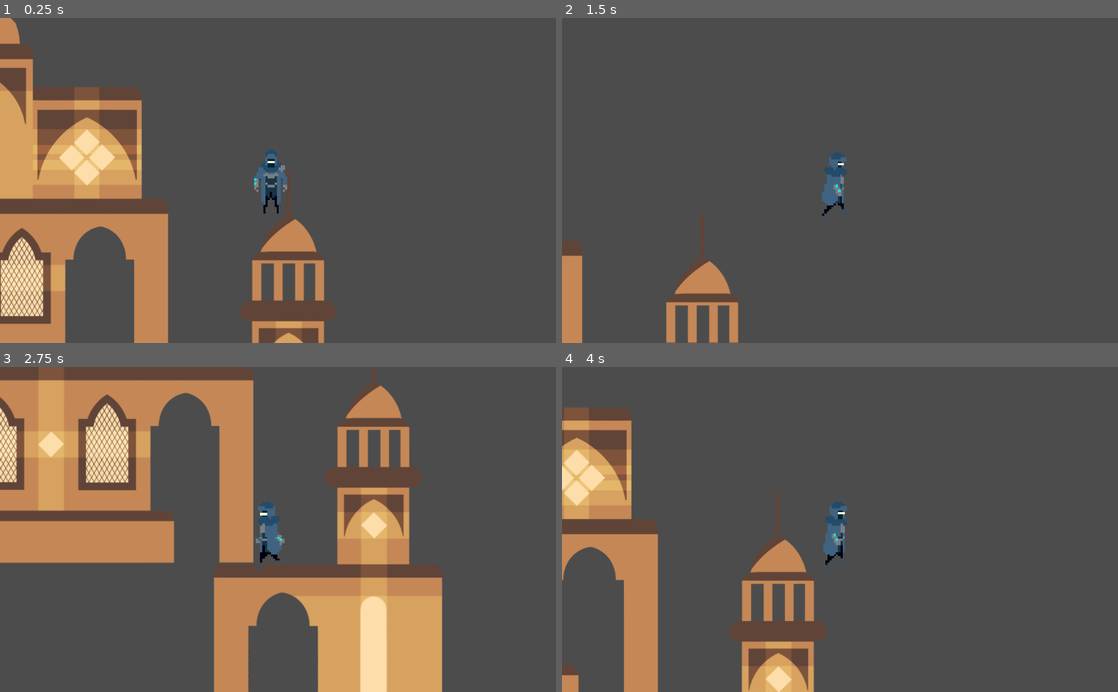
Above: before the commit, frames 1-4 (two rows, left to right).
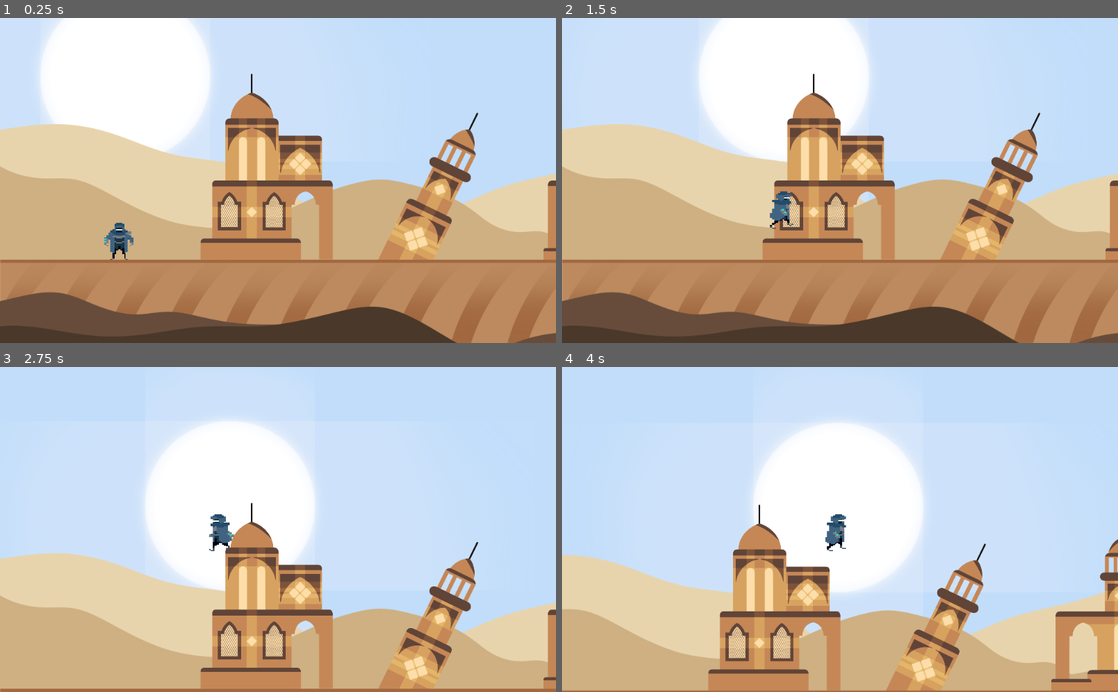
Above: after the commit, the same moments.

Repository: Craiky/csproject
Game: Godot game, scene res://MainScene.tscn
Same seed, same stepped clock (60 frames per second), same inputs: the game is played once before the commit and once after it.
Inputs:
- Up to frame 1 (0.25 s): no input
- Up to frame 2 (1.5 s): hold Space (jump) 0.53-1.28 s; hold Right (move_right) from 0.53 s (still down); tap Space (jump) at 1.35 s
- Up to frame 3 (2.75 s): tap Space (jump) at 1.52, 1.82 s; release Right (move_right) at 2.03 s; hold Left (move_left) from 2.03 s (still down); hold Space (jump) from 2.03 s (still down)
- Up to frame 4 (4 s): release Left (move_left) at 2.78 s; release Space (jump) at 2.78 s; hold Right (move_right) from 2.78 s (still down); tap Space (jump) at 2.85, 3.02, 3.32 s; hold Space (jump) from 3.53 s (still down)

The runs differ from the first frame. In frame 1, 95% of the frame differs, in the area x 0-100%, y 0-100%; in frame 2, 97%; in frame 3, 97%; in frame 4, 98%.

Commit message:
Add Assets, Set up game world

Diff:
--- /dev/null
+++ b/Aquifer_Bridge.tscn
@@ -0,0 +1,35 @@
+[gd_scene load_steps=5 format=2]
+
+[ext_resource path="res://Sprites/Aquifer_Bridge_-_Day.png" type="Texture" id=1]
+
+[sub_resource type="RectangleShape2D" id=1]
+extents = Vector2( 1042, 21 )
+
+[sub_resource type="RectangleShape2D" id=2]
+extents = Vector2( 102.25, 17.75 )
+
+[sub_resource type="RectangleShape2D" id=3]
+extents = Vector2( 102.5, 17.5 )
+
+[node name="Aquifer_Bridge" type="StaticBody2D"]
+collision_layer = 2
+collision_mask = 0
+
+[node name="AquiferBridge-Day" type="Sprite" parent="."]
+position = Vector2( 32, -72 )
+texture = ExtResource( 1 )
+
+[node name="CollisionShape2D" type="CollisionShape2D" parent="."]
+position = Vector2( 43, -556 )
+shape = SubResource( 1 )
+one_way_collision = true
+
+[node name="CollisionShape2D2" type="CollisionShape2D" parent="."]
+position = Vector2( -897.25, -768.75 )
+shape = SubResource( 2 )
+one_way_collision = true
+
+[node name="CollisionShape2D3" type="CollisionShape2D" parent="."]
+position = Vector2( 922.5, -779.5 )
+shape = SubResource( 3 )
+one_way_collision = true
--- /dev/null
+++ b/Aquifer_Steps.tscn
@@ -0,0 +1,44 @@
+[gd_scene load_steps=6 format=2]
+
+[ext_resource path="res://Sprites/Aquifer_Bridge_-_Day 2.png" type="Texture" id=1]
+
+[sub_resource type="RectangleShape2D" id=1]
+extents = Vector2( 556, 19 )
+
+[sub_resource type="RectangleShape2D" id=2]
+extents = Vector2( 110, 18.5 )
+
+[sub_resource type="RectangleShape2D" id=3]
+extents = Vector2( 111.5, 19 )
+
+[sub_resource type="RectangleShape2D" id=4]
+extents = Vector2( 121.48, 19.2909 )
+
+[node name="Aquifer_Steps" type="StaticBody2D"]
+collision_layer = 2
+collision_mask = 0
+
+[node name="AquiferBridge-Day2" type="Sprite" parent="."]
+position = Vector2( -16, -54 )
+texture = ExtResource( 1 )
+
+[node name="CollisionShape2D" type="CollisionShape2D" parent="."]
+position = Vector2( 437, -649 )
+shape = SubResource( 1 )
+one_way_collision = true
+
+[node name="CollisionShape2D2" type="CollisionShape2D" parent="."]
+position = Vector2( -290, -510.5 )
+shape = SubResource( 2 )
+one_way_collision = true
+
+[node name="CollisionShape2D3" type="CollisionShape2D" parent="."]
+position = Vector2( -564.5, -365 )
+shape = SubResource( 3 )
+one_way_collision = true
+
+[node name="CollisionShape2D4" type="CollisionShape2D" parent="."]
+position = Vector2( -905.988, -215.118 )
+rotation = -0.172788
+shape = SubResource( 4 )
+one_way_collision = true
--- a/ArchedTower.tscn
+++ b/ArchedTower.tscn
@@ -1,18 +1,21 @@
-[gd_scene load_steps=6 format=2]
+[gd_scene load_steps=7 format=2]
 
 [ext_resource path="res://Sprites/Arched_Tower_-_Day.png" type="Texture" id=1]
 
 [sub_resource type="RectangleShape2D" id=1]
-extents = Vector2( 166, 28 )
+extents = Vector2( 166, 33 )
 
 [sub_resource type="RectangleShape2D" id=2]
-extents = Vector2( 406.75, 18 )
+extents = Vector2( 406.75, 22.5 )
 
 [sub_resource type="RectangleShape2D" id=3]
 extents = Vector2( 304.5, 17 )
 
 [sub_resource type="RectangleShape2D" id=4]
 extents = Vector2( 173.75, 11 )
+
+[sub_resource type="RectangleShape2D" id=5]
+extents = Vector2( 130.75, 15 )
 
 [node name="ArchedTower" type="StaticBody2D"]
 collision_layer = 2
@@ -22,12 +25,12 @@
 texture = ExtResource( 1 )
 
 [node name="3rd Floor" type="CollisionShape2D" parent="."]
-position = Vector2( 126, -319 )
+position = Vector2( 126, -324 )
 shape = SubResource( 1 )
 one_way_collision = true
 
 [node name="2nd Floor" type="CollisionShape2D" parent="."]
-position = Vector2( -41, 27 )
+position = Vector2( -41, 22.5 )
 shape = SubResource( 2 )
 one_way_collision = true
 
@@ -40,3 +43,8 @@
 position = Vector2( -316.75, 639 )
 shape = SubResource( 4 )
 one_way_collision = true
+
+[node name="4th Floor" type="CollisionShape2D" parent="."]
+position = Vector2( 128.25, -524 )
+shape = SubResource( 5 )
+one_way_collision = true
--- /dev/null
+++ b/Leaning Tower.tscn
@@ -0,0 +1,37 @@
+[gd_scene load_steps=5 format=2]
+
+[ext_resource path="res://Sprites/Tower_-_Day.png" type="Texture" id=1]
+
+[sub_resource type="RectangleShape2D" id=1]
+extents = Vector2( 150.25, 17.75 )
+
+[sub_resource type="RectangleShape2D" id=2]
+extents = Vector2( 115.766, 28.6881 )
+
+[sub_resource type="RectangleShape2D" id=3]
+extents = Vector2( 85.5261, 10.561 )
+
+[node name="Leaning Tower" type="StaticBody2D"]
+
+[node name="Tower-Day" type="Sprite" parent="."]
+position = Vector2( 21, -322 )
+rotation = 0.453786
+texture = ExtResource( 1 )
+
+[node name="CollisionShape2D" type="CollisionShape2D" parent="."]
+position = Vector2( 36, -382 )
+rotation = 0.453786
+shape = SubResource( 1 )
+one_way_collision = true
+
+[node name="CollisionShape2D2" type="CollisionShape2D" parent="."]
+position = Vector2( 158.374, -632.964 )
+rotation = 0.453786
+shape = SubResource( 2 )
+one_way_collision = true
+
+[node name="CollisionShape2D3" type="CollisionShape2D" parent="."]
+position = Vector2( 228.5, -775 )
+rotation = 0.453786
+shape = SubResource( 3 )
+one_way_collision = true
--- a/MainScene.tscn
+++ b/MainScene.tscn
@@ -1,35 +1,114 @@
-[gd_scene load_steps=6 format=2]
+[gd_scene load_steps=18 format=2]
 
 [ext_resource path="res://Player.tscn" type="PackedScene" id=1]
 [ext_resource path="res://ArchedTower.tscn" type="PackedScene" id=2]
 [ext_resource path="res://CameraController.gd" type="Script" id=3]
 [ext_resource path="res://Temple.tscn" type="PackedScene" id=4]
 [ext_resource path="res://Tower.tscn" type="PackedScene" id=5]
+[ext_resource path="res://Leaning Tower.tscn" type="PackedScene" id=6]
+[ext_resource path="res://Aquifer_Steps.tscn" type="PackedScene" id=7]
+[ext_resource path="res://Aquifer_Bridge.tscn" type="PackedScene" id=8]
+[ext_resource path="res://Sprites/back_sand1.png" type="Texture" id=9]
+[ext_resource path="res://Terrain.tscn" type="PackedScene" id=10]
+[ext_resource path="res://Sprites/front_sand1.png" type="Texture" id=11]
+[ext_resource path="res://Mashrabiya.tscn" type="PackedScene" id=12]
+[ext_resource path="res://Sprites/back_sand2.png" type="Texture" id=13]
+[ext_resource path="res://Sprites/front_sand2.png" type="Texture" id=14]
+[ext_resource path="res://Sprites/sky.png" type="Texture" id=15]
+[ext_resource path="res://Sprites/sun.png" type="Texture" id=17]
+
+[sub_resource type="GDScript" id=1]
+script/source = "extends Sprite
+
+onready var camera = get_node(\"/root/MainScene/Camera2D\")
+
+func _process(_delta):
+	position.x = camera.position.x
+	position.y = -922
+"
 
 [node name="MainScene" type="Node2D"]
 
+[node name="Sky" type="Sprite" parent="."]
+position = Vector2( 8411, -1155 )
+scale = Vector2( 1.02728, 1.78512 )
+texture = ExtResource( 15 )
+
+[node name="Sun" type="Sprite" parent="."]
+position = Vector2( 1302, -919 )
+scale = Vector2( 0.699831, 0.699831 )
+texture = ExtResource( 17 )
+script = SubResource( 1 )
+__meta__ = {
+"_editor_description_": ""
+}
+
+[node name="BackSand1" type="Sprite" parent="."]
+position = Vector2( 8192, -649 )
+scale = Vector2( 1, 0.998462 )
+texture = ExtResource( 9 )
+
+[node name="BackSand2" type="Sprite" parent="."]
+position = Vector2( 8192, -649 )
+scale = Vector2( 1, 0.998462 )
+texture = ExtResource( 13 )
+
 [node name="ArchedTower2" parent="." instance=ExtResource( 2 )]
-position = Vector2( -696, 370 )
+position = Vector2( 9150, -747 )
 rotation = 3.14159
 scale = Vector2( 0.5, -0.5 )
 
 [node name="ArchedTower" parent="." instance=ExtResource( 2 )]
-position = Vector2( 242, 369 )
+position = Vector2( 2753, -750 )
 scale = Vector2( 0.5, 0.5 )
 
 [node name="Temple" parent="." instance=ExtResource( 4 )]
-position = Vector2( -192, -56 )
+position = Vector2( 1255, -808 )
 scale = Vector2( 0.64, 0.64 )
 
 [node name="Tower" parent="." instance=ExtResource( 5 )]
-position = Vector2( -1248, 252 )
+position = Vector2( 9483, -849 )
 scale = Vector2( 0.64, 0.64 )
 
+[node name="Mashrabiya" parent="." instance=ExtResource( 12 )]
+position = Vector2( 10393, -671 )
+scale = Vector2( 0.699831, 0.699831 )
+
+[node name="Aquifer_Steps" parent="." instance=ExtResource( 7 )]
+position = Vector2( 4756, -302 )
+
+[node name="Aquifer_Bridge" parent="." instance=ExtResource( 8 )]
+position = Vector2( 7179, -286 )
+scale = Vector2( 0.862371, 0.862371 )
+
+[node name="Leaning Tower" parent="." instance=ExtResource( 6 )]
+position = Vector2( 1951, -323 )
+scale = Vector2( 0.754792, 0.754792 )
+
 [node name="Player" parent="." instance=ExtResource( 1 )]
-position = Vector2( 287, -72 )
-scale = Vector2( 0.08, 0.08 )
+position = Vector2( 577, -506 )
+scale = Vector2( 0.174592, 0.109801 )
 
 [node name="Camera2D" type="Camera2D" parent="."]
-position = Vector2( 288, -72 )
+position = Vector2( 954, -498 )
+scale = Vector2( 10, 10 )
 current = true
+zoom = Vector2( 2.5, 2.5 )
+limit_left = 0
+limit_top = -2251
+limit_right = 16377
+limit_bottom = 0
 script = ExtResource( 3 )
+
+[node name="Terrain" parent="." instance=ExtResource( 10 )]
+position = Vector2( 8192, -648 )
+
+[node name="FrontSand1" type="Sprite" parent="."]
+position = Vector2( 8192, -648.5 )
+scale = Vector2( 1, 0.997692 )
+texture = ExtResource( 11 )
+
+[node name="FrontSand2" type="Sprite" parent="."]
+position = Vector2( 8192, -649 )
+scale = Vector2( 1, 0.998462 )
+texture = ExtResource( 14 )
--- /dev/null
+++ b/Mashrabiya.tscn
@@ -0,0 +1,27 @@
+[gd_scene load_steps=4 format=2]
+
+[ext_resource path="res://Sprites/Mashrabiya_-_Day.png" type="Texture" id=1]
+
+[sub_resource type="RectangleShape2D" id=1]
+extents = Vector2( 566, 18.5 )
+
+[sub_resource type="RectangleShape2D" id=2]
+extents = Vector2( 435.375, 17 )
+
+[node name="Mashrabiya" type="StaticBody2D"]
+collision_layer = 2
+collision_mask = 0
+
+[node name="Mashrabiya-Day" type="Sprite" parent="."]
+position = Vector2( 16.5, -59 )
+texture = ExtResource( 1 )
+
+[node name="CollisionShape2D" type="CollisionShape2D" parent="."]
+position = Vector2( 10.5, 247.5 )
+shape = SubResource( 1 )
+one_way_collision = true
+
+[node name="CollisionShape2D2" type="CollisionShape2D" parent="."]
+position = Vector2( 11.375, -511 )
+shape = SubResource( 2 )
+one_way_collision = true
--- a/Player.gd
+++ b/Player.gd
@@ -1,9 +1,9 @@
 extends KinematicBody2D
 
-const gravity = 20
-const acceleration = 50
-const maxSpeed = 300
-const jumpHeight = -800
+const gravity = 30
+const acceleration = 80
+const maxSpeed = 500
+const jumpHeight = -1000
 
 var canJump = true;
 var jumpWasPressed = false;
@@ -75,6 +75,6 @@
 
 func isDead():
 	if position.y > 800:
-		position.y = -80
-		position.x = 200
+		position.y = -500
+		position.x = 500
 		print("you died")
--- a/Temple.tscn
+++ b/Temple.tscn
@@ -1,12 +1,18 @@
-[gd_scene load_steps=4 format=2]
+[gd_scene load_steps=6 format=2]
 
 [ext_resource path="res://Sprites/Temple_-_Day.png" type="Texture" id=1]
 
 [sub_resource type="RectangleShape2D" id=1]
-extents = Vector2( 430.25, 18.25 )
+extents = Vector2( 430.25, 20.125 )
 
 [sub_resource type="RectangleShape2D" id=2]
 extents = Vector2( 353.75, 13 )
+
+[sub_resource type="RectangleShape2D" id=3]
+extents = Vector2( 156.25, 19 )
+
+[sub_resource type="RectangleShape2D" id=4]
+extents = Vector2( 190.5, 22 )
 
 [node name="Temple" type="StaticBody2D"]
 collision_layer = 2
@@ -16,7 +22,7 @@
 texture = ExtResource( 1 )
 
 [node name="2nd Floor" type="CollisionShape2D" parent="."]
-position = Vector2( 0, 112 )
+position = Vector2( 0, 110 )
 shape = SubResource( 1 )
 one_way_collision = true
 
@@ -24,3 +30,13 @@
 position = Vector2( -156, 529 )
 shape = SubResource( 2 )
 one_way_collision = true
+
+[node name="3rd Floor" type="CollisionShape2D" parent="."]
+position = Vector2( 199, -213 )
+shape = SubResource( 3 )
+one_way_collision = true
+
+[node name="CollisionShape2D" type="CollisionShape2D" parent="."]
+position = Vector2( -148.5, -335 )
+shape = SubResource( 4 )
+one_way_collision = true
--- /dev/null
+++ b/Terrain.tscn
@@ -0,0 +1,24 @@
+[gd_scene load_steps=4 format=2]
+
+[ext_resource path="res://Sprites/terrain.png" type="Texture" id=1]
+
+[sub_resource type="RectangleShape2D" id=1]
+extents = Vector2( 4904, 16 )
+
+[sub_resource type="RectangleShape2D" id=2]
+extents = Vector2( 2819, 20.5 )
+
+[node name="Terrain" type="StaticBody2D"]
+position = Vector2( 25, -546 )
+collision_mask = 0
+
+[node name="Terrain" type="Sprite" parent="."]
+texture = ExtResource( 1 )
+
+[node name="CollisionShape2D" type="CollisionShape2D" parent="."]
+position = Vector2( 3287, 280 )
+shape = SubResource( 1 )
+
+[node name="CollisionShape2D2" type="CollisionShape2D" parent="."]
+position = Vector2( -5373, 283.5 )
+shape = SubResource( 2 )
--- a/Tower.tscn
+++ b/Tower.tscn
@@ -1,12 +1,15 @@
-[gd_scene load_steps=4 format=2]
+[gd_scene load_steps=5 format=2]
 
 [ext_resource path="res://Sprites/Tower_-_Day.png" type="Texture" id=1]
 
 [sub_resource type="RectangleShape2D" id=1]
-extents = Vector2( 145.5, 14 )
+extents = Vector2( 145.5, 18.5 )
 
 [sub_resource type="RectangleShape2D" id=2]
-extents = Vector2( 132.5, 20.5 )
+extents = Vector2( 132.5, 24 )
+
+[sub_resource type="RectangleShape2D" id=3]
+extents = Vector2( 97, 10 )
 
 [node name="Tower" type="StaticBody2D"]
 collision_layer = 2
@@ -16,11 +19,16 @@
 texture = ExtResource( 1 )
 
 [node name="2nd Floor" type="CollisionShape2D" parent="."]
-position = Vector2( -12, -56 )
+position = Vector2( -12, -60.5 )
 shape = SubResource( 1 )
 one_way_collision = true
 
 [node name="3rd Floor" type="CollisionShape2D" parent="."]
-position = Vector2( -9.5, -340.5 )
+position = Vector2( -9.5, -344 )
 shape = SubResource( 2 )
 one_way_collision = true
+
+[node name="4th Floor" type="CollisionShape2D" parent="."]
+position = Vector2( -10, -499 )
+shape = SubResource( 3 )
+one_way_collision = true
--- a/project.godot
+++ b/project.godot
@@ -29,6 +29,7 @@
 jump={
 "deadzone": 0.5,
 "events": [ Object(InputEventKey,"resource_local_to_scene":false,"resource_name":"","device":0,"alt":false,"shift":false,"control":false,"meta":false,"command":false,"pressed":false,"scancode":32,"physical_scancode":0,"unicode":0,"echo":false,"script":null)
+, Object(InputEventKey,"resource_local_to_scene":false,"resource_name":"","device":0,"alt":false,"shift":false,"control":false,"meta":false,"command":false,"pressed":false,"scancode":16777232,"physical_scancode":0,"unicode":0,"echo":false,"script":null)
  ]
 }
 down={
Binary file changed: Sprites/Aquifer_Bridge_-_Day 2.png
Binary file changed: Sprites/Aquifer_Bridge_-_Day.png
Binary file added: Sprites/back_sand1.png
Not shown, added: Sprites/back_sand1.png.import
Binary file added: Sprites/back_sand2.png
Not shown, added: Sprites/back_sand2.png.import
Binary file added: Sprites/front_sand1.png
Not shown, added: Sprites/front_sand1.png.import
Binary file added: Sprites/front_sand2.png
Not shown, added: Sprites/front_sand2.png.import
Binary file added: Sprites/sky.png
Not shown, added: Sprites/sky.png.import
(and 4 more such lines)
